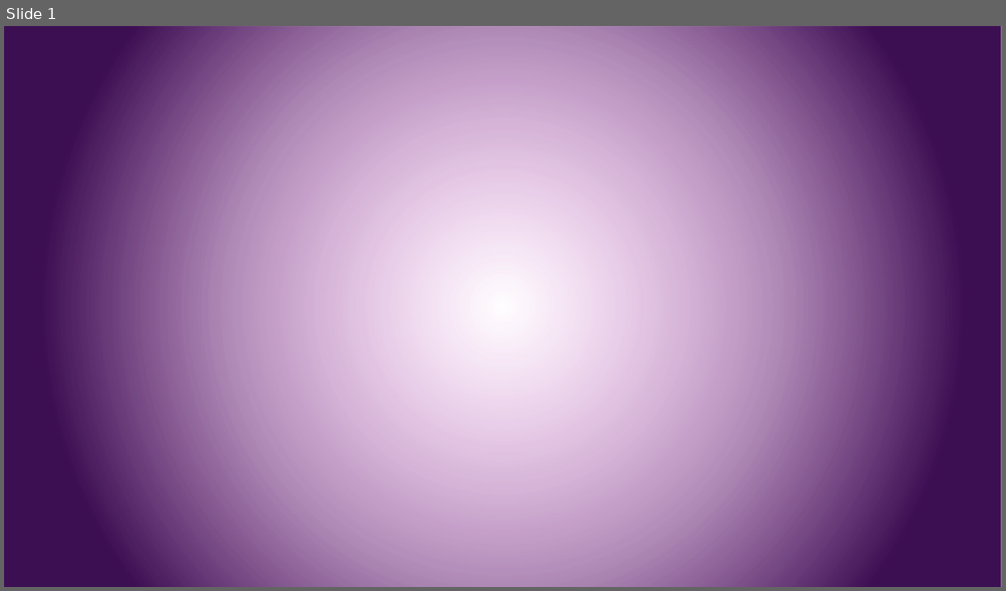
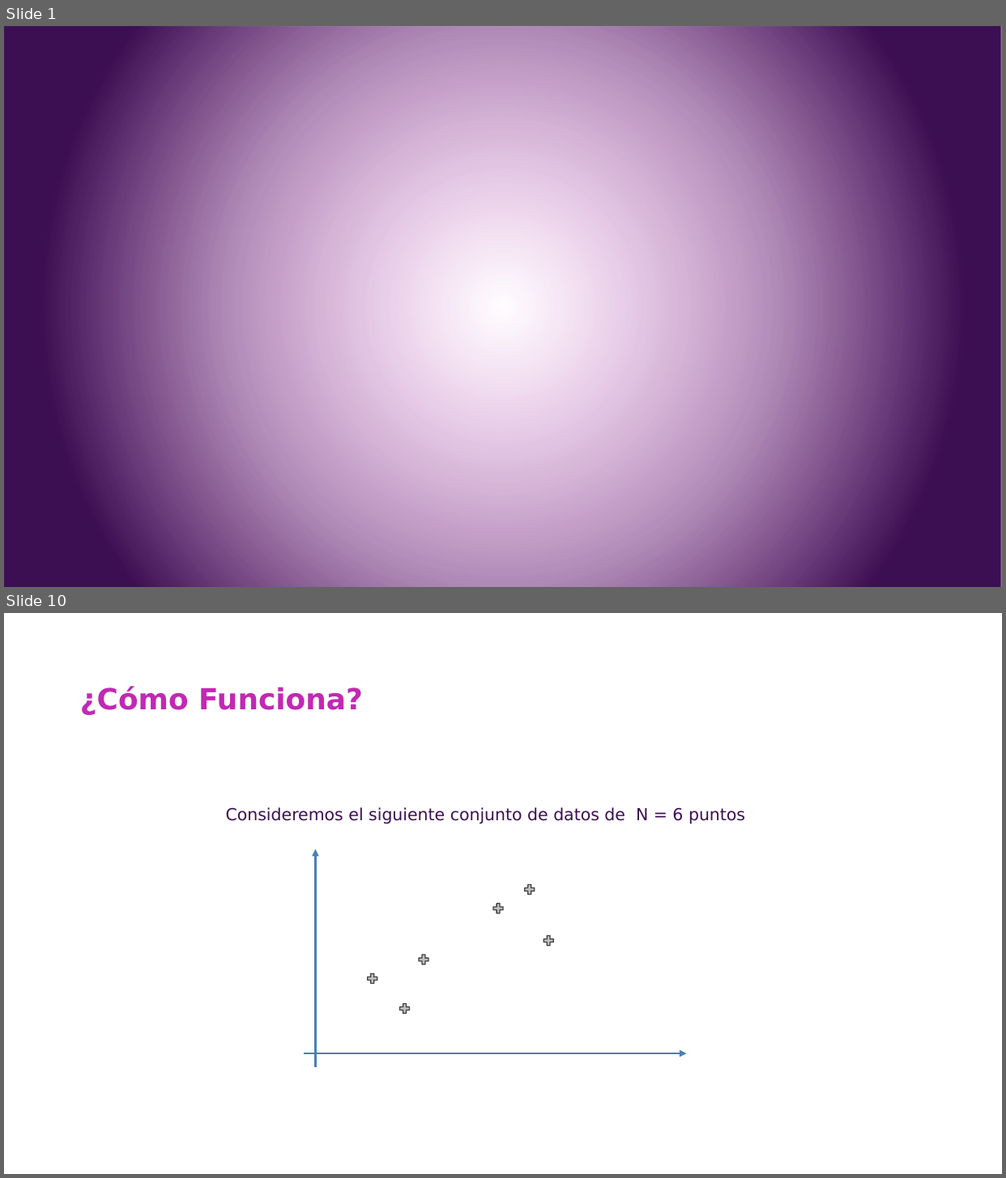
Before and after one commit to csameshiman/Axity_Curso_ML_2023, a slide deck: Diapositivas/Parte 04.Clustering/Sección 04.2.Hierarchical Clustering/Hierarchical_Clustering.pptx. Shown one above the other, each under a label of ours: slide 1 before the commit, slides 1 and 10 after it; the slides between them are not shown. The pictures are 1006x591 and 1006x1178 pixels, drawn with LibreOffice and Linux fonts; fonts in the diff are those of the drawing; background and template pictures are left out. Boxes give left, top, right and bottom in pixels: in the first picture for what was removed or moved away, otherwise in the second. Text is boxed around its words. In the diff, an @@ line names an element or a change of style, - is before the commit and + after.

```diff
--- a/Diapositivas/Parte 04.Clustering/Sección 04.2.Hierarchical Clustering/Hierarchical_Clustering.pptx
+++ b/Diapositivas/Parte 04.Clustering/Sección 04.2.Hierarchical Clustering/Hierarchical_Clustering.pptx
@@ slide 10 added at [4, 613, 1002, 1174], background picture (left out) @@
@@ title added at [80, 686, 363, 715], 28 pt, text #C228B4, bold @@
+¿Cómo Funciona?
@@ text added at [226, 807, 745, 824], 16 pt, text #3C0F53 @@
+Consideremos el siguiente conjunto de datos de N = 6 puntos
@@ arrow added from (315, 1068) to (315, 850), #4A7EBB 2.25 pt @@
@@ freeform shape added at [492, 902, 505, 915], fill #BFBFBF, outline #404040 1 pt @@
@@ freeform shape added at [523, 883, 536, 896], fill #BFBFBF, outline #404040 1 pt @@
@@ freeform shape added at [542, 935, 555, 948], fill #BFBFBF, outline #404040 1 pt @@
@@ freeform shape added at [366, 973, 379, 986], fill #BFBFBF, outline #404040 1 pt @@
@@ freeform shape added at [418, 953, 430, 966], fill #BFBFBF, outline #404040 1 pt @@
@@ freeform shape added at [398, 1003, 411, 1016], fill #BFBFBF, outline #404040 1 pt @@
@@ arrow added from (304, 1054) to (687, 1054), #4A7EBB 2.25 pt @@
```
Also in this commit, not shown: 27 other slides added, 16 slides removed.
